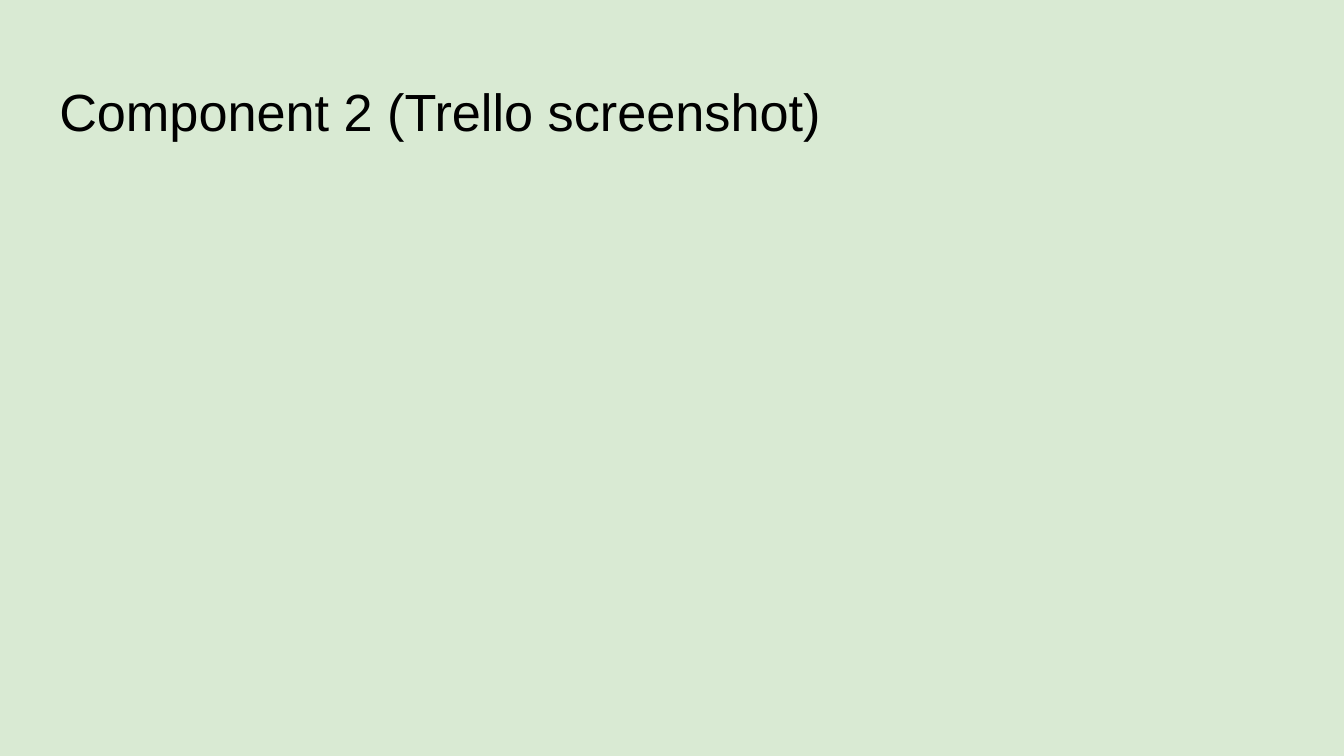
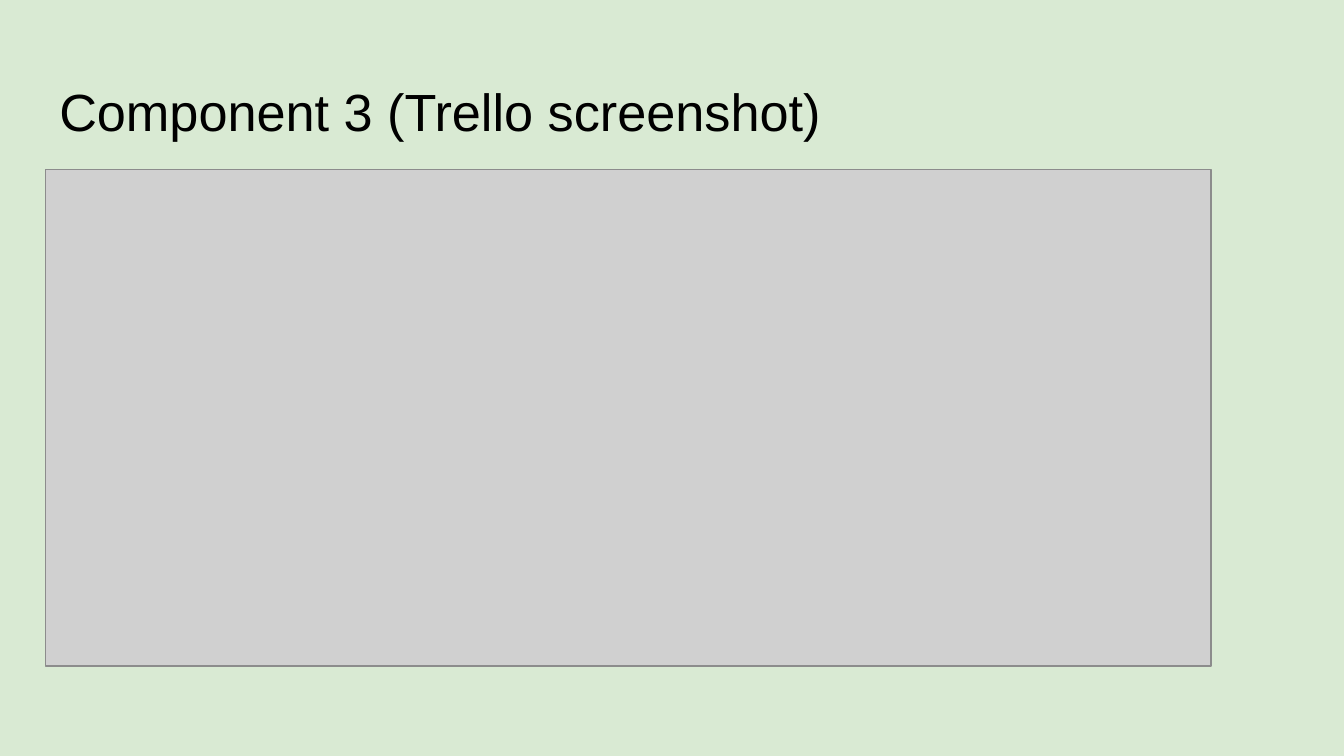
Before and after one commit to James-Wilde/Pizza_Bot, a slide deck: slide 14 of 022_91893+_+91897+Documentation.pptx. Drawn at 1344x756 pixels with LibreOffice and Linux fonts; fonts in the diff are those of the drawing; grey boxes stand for pictures. Boxes give left, top, right and bottom in pixels: in the first picture for what was removed or moved away, otherwise in the second. Text is boxed around its words. In the diff, an @@ line names an element or a change of style, - is before the commit and + after.

```diff
--- a/022_91893+_+91897+Documentation.pptx
+++ b/022_91893+_+91897+Documentation.pptx
@@ title at (x1=59, y1=93, x2=821, y2=141): text changed @@
-Component 2 (Trello screenshot)
+Component 3 (Trello screenshot)
@@ picture added at (x1=46, y1=169, x2=1211, y2=667) @@
```
Also in this commit, not shown: 1 other slide changed, 1 slide added, 1 other file.
